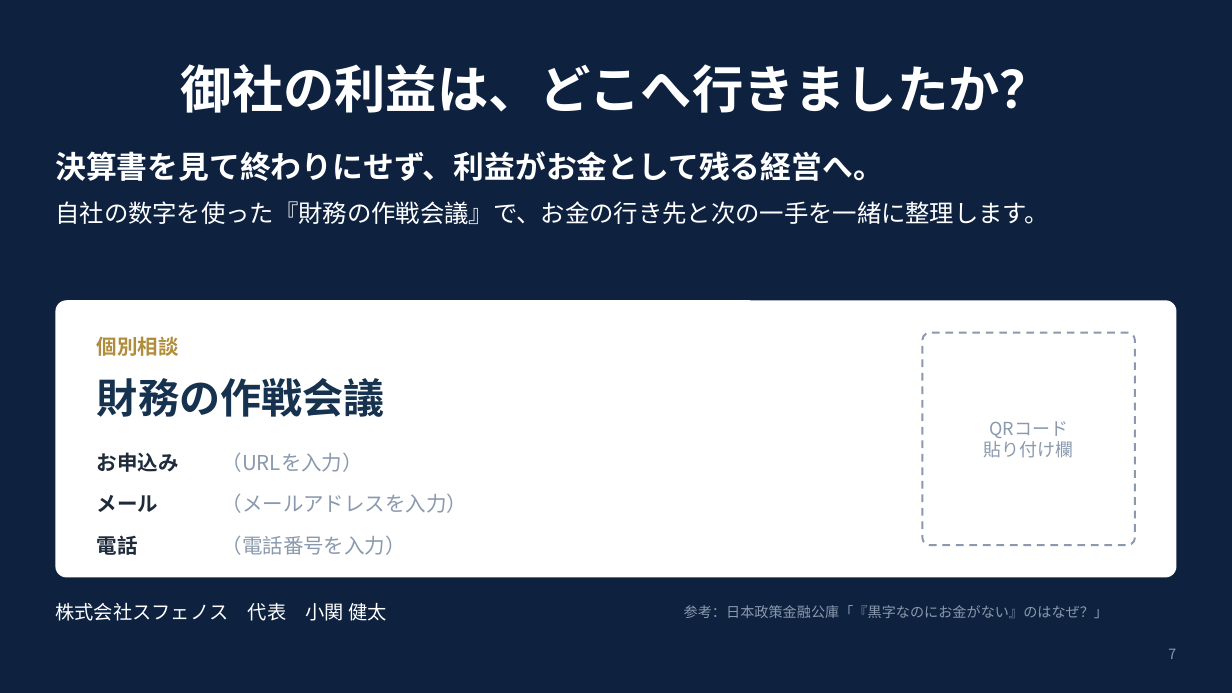
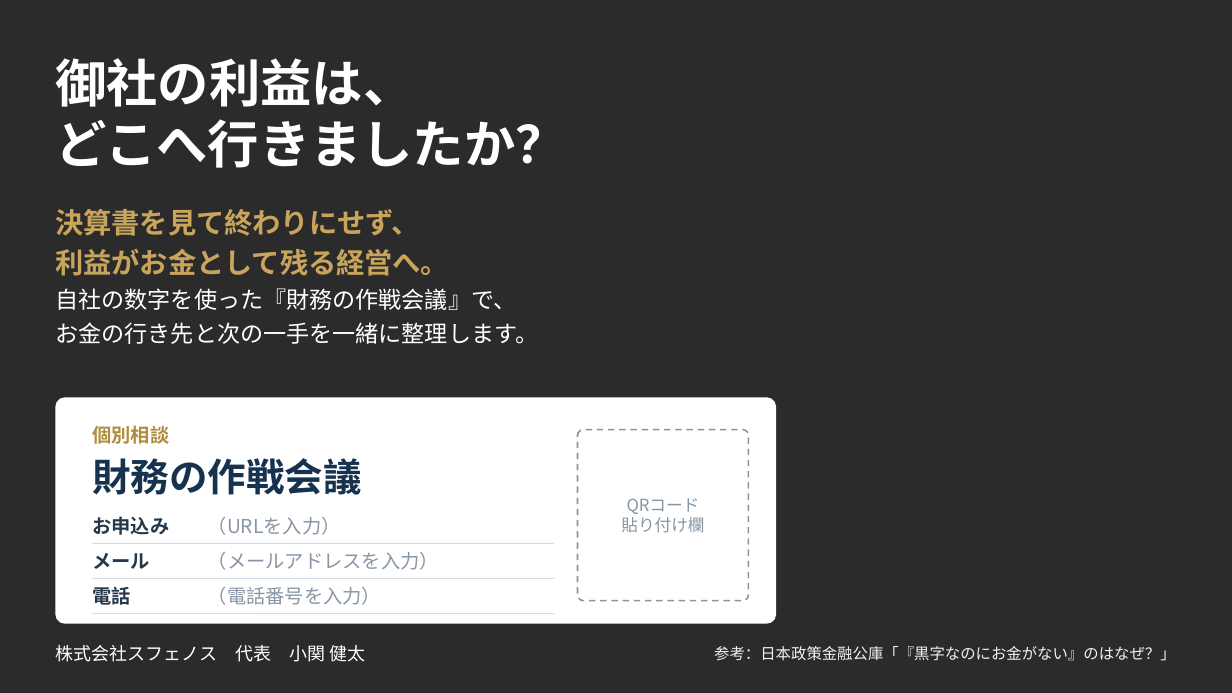
Before and after one commit to koseken0719-lang/kentakoseki0719, a slide deck: slide 7 of seminar/kuroji_okane_seminar.pptx. Drawn at 1232x693 pixels with LibreOffice and Linux fonts; fonts in the diff are those of the drawing; background and template pictures are left out; a plain dark background stands for a picture behind light text. Boxes give left, top, right and bottom in pixels: in the first picture for what was removed or moved away, otherwise in the second. Text is boxed around its words. In the diff, an @@ line names an element or a change of style, - is before the commit and + after.

```diff
--- a/seminar/kuroji_okane_seminar.pptx
+++ b/seminar/kuroji_okane_seminar.pptx
@@ background #0E2240 to picture (left out) @@
@@ title at [55, 58, 566, 168]: text changed @@
-御社の利益は、どこへ行きましたか？
+御社の利益は、
+どこへ行きましたか？
@@ title "御社の利益は、" at [55, 58, 566, 168]: vertical alignment middle to top @@
@@ text at [55, 209, 538, 344]: text changed; size 19 to 18 pt @@
-決算書を見て終わりにせず、利益がお金として残る経営へ。
-自社の数字を使った『財務の作戦会議』で、お金の行き先と次の一手を一緒に整理します。
+決算書を見て終わりにせず、
+利益がお金として残る経営へ。
+自社の数字を使った『財務の作戦会議』で、
+お金の行き先と次の一手を一緒に整理します。
@@ rounded rectangle removed at [922, 333, 1135, 545] @@
@@ rounded rectangle: place and size @@
-rounded rectangle at [55, 300, 1177, 578]
+rounded rectangle at [55, 397, 776, 624]
@@ rounded rectangle at [55, 397, 776, 624]: proportions changed @@
@@ text "個別相談": place and size @@
-text "個別相談" at [97, 336, 179, 356]
+text "個別相談" at [92, 425, 169, 444]
@@ text "個別相談" at [92, 425, 169, 444]: size 16 to 15 pt @@
@@ text "財務の作戦会議": place and size @@
-text "財務の作戦会議" at [97, 378, 385, 417]
+text "財務の作戦会議" at [92, 458, 361, 495]
@@ text "財務の作戦会議" at [92, 458, 361, 495]: size 32 to 30 pt @@
@@ text "QRコード": place and size @@
-text "QRコード" at [984, 421, 1074, 458]
+text "QRコード" at [621, 498, 704, 533]
@@ text "QRコード" at [621, 498, 704, 533]: size 14 to 13 pt, text colour #8A99AD to #8795A5 @@
@@ rounded rectangle added at [578, 430, 749, 601], fill #FFFFFF, outline #8795A5 1.25 pt dashed @@
@@ text "お申込み": place and size @@
-text "お申込み" at [97, 452, 179, 472]
+text "お申込み" at [92, 516, 169, 535]
@@ text "（URLを入力）": place and size @@
-text "（URLを入力）" at [222, 452, 363, 472]
+text "（URLを入力）" at [208, 517, 341, 535]
@@ size 16 to 15 pt, text colour #1F2B3A to #26384A in 3 elements at [92, 516, 169, 535], [92, 587, 130, 605], [92, 553, 150, 569] @@
@@ text "メール": place and size @@
-text "メール" at [97, 495, 158, 512]
+text "メール" at [92, 553, 150, 569]
@@ line added from (92, 543) to (555, 543), #D5DCE4 0.75 pt @@
@@ size 16 to 15 pt, text colour #8A99AD to #8795A5 in 3 elements at [208, 517, 341, 535], [208, 587, 381, 605], [208, 552, 439, 570] @@
@@ text "（メールアドレスを入力）": place and size @@
-text "（メールアドレスを入力）" at [222, 493, 468, 513]
+text "（メールアドレスを入力）" at [208, 552, 439, 570]
@@ text "電話": place and size @@
-text "電話" at [97, 535, 138, 555]
+text "電話" at [92, 587, 130, 605]
@@ line added from (92, 579) to (555, 579), #D5DCE4 0.75 pt @@
@@ text "（電話番号を入力）": place and size @@
-text "（電話番号を入力）" at [222, 535, 406, 555]
+text "（電話番号を入力）" at [208, 587, 381, 605]
@@ line added from (92, 614) to (555, 614), #D5DCE4 0.75 pt @@
@@ text "株式会社スフェノス 代表 小関 健太": place and size @@
-text "株式会社スフェノス 代表 小関 健太" at [55, 602, 386, 621]
+text "株式会社スフェノス 代表 小関 健太" at [55, 645, 365, 662]
@@ text "株式会社スフェノス 代表 小関 健太" at [55, 645, 365, 662]: size 15 to 14 pt @@
@@ text "参考：日本政策金融公庫「『黒字なのにお金がない』のはなぜ？」": place and size @@
-text "参考：日本政策金融公庫「『黒字なのにお金がない』のはなぜ？」" at [684, 605, 1108, 618]
+text "参考：日本政策金融公庫「『黒字なのにお金がない』のはなぜ？」" at [714, 646, 1175, 661]
@@ text "参考：日本政策金融公庫「『黒字なのにお金がない』のはなぜ？」" at [714, 646, 1175, 661]: size 11 to 12 pt, text colour #8A99AD to #EEF2F6 @@
@@ page number removed at [1168, 648, 1176, 659] @@
-7
```
Also in this commit, not shown: 6 other slides changed, 3 other files.
